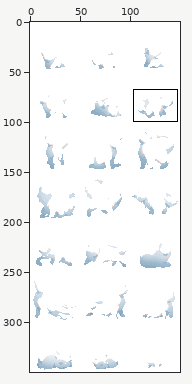
Edited in one commit: sprite sheet (sprites/shadersnewwhite.png). Above, an overview of the earlier version with the close-up marked.
Close-up. Earlier state:
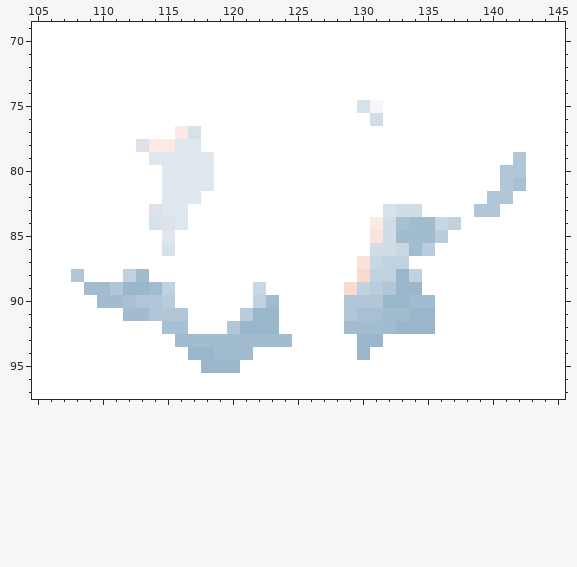
The file is 150x350 pixels. Colours within 5 levels of each other are drawn and written as one. Shown: x 105..145, y 69..97. The commit also changed other parts of the picture, which this record leaves out.
After the commit:
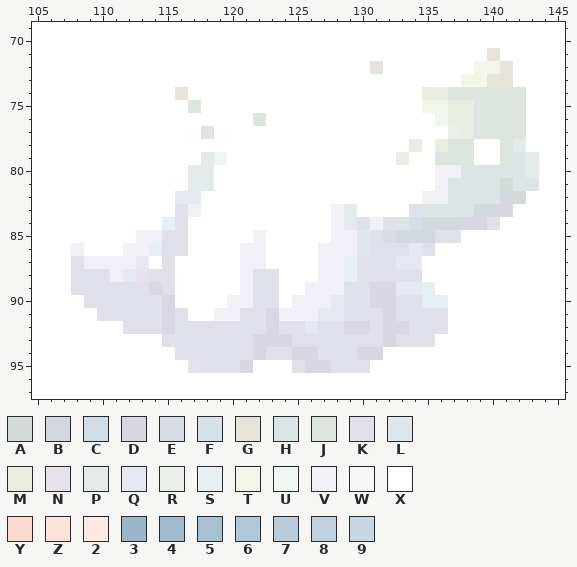
Palette (. is transparent): A #d3dad8  B #d3d8df  C #d0dde7  D #d9d6e2  E #d8dce5  F #d6e2ea  G #e7e3da  H #dde4e5  J #dee4de  K #e0e0eb  L #dee7ee  M #e9ece0  N #e6e1ec  P #e4e9ea  Q #e6e8f1  R #eaefe9  S #e8eff3  T #f2f5ea  U #eff5f0  V #f1f0f6  W #f7f7fa  X #ffffff  Y #fad9cf  Z #fbe2da  2 #fce9e3  3 #99b6cb  4 #a2bccf  5 #a8c1d2  6 #b1c7d7  7 #b8ccdb  8 #c0d2df  9 #c7d7e3
Changes in this commit:
y 71: x 140 X -> G
y 72: x 131 X -> G; x 139..141 XXX -> TTG
y 73: x 138..141 XXXX -> TTGG
y 74: x 116 X -> G; x 135..142 XXXXXXXX -> MMJJJJJJ
y 75: x 117 X -> J; x 130..131 FW -> XX; x 135..142 XXXXXXXX -> TTMMJJJJ
y 76: x 122 X -> J; x 131 C -> X; x 136..142 XXXXXXX -> UMMJJJJ
y 77: x 116..118 2FX -> XXJ; x 137..142 XXXXXX -> RMJJJJ
y 78: x 113..117 K22LL -> XXXXX; x 134 X -> M; x 136..138 XXX -> MJJ; x 141..142 XX -> JP
y 79: x 114..119 LLLLLX -> XXXXPU; x 133 X -> M; x 136..138 XXX -> JJJ; x 141..143 X6X -> JHP
y 80: x 115..118 LLLL -> XXPP; x 136..143 XXXXX66X -> VVHHHHHP
y 81: x 115..118 LLLL -> XXPP; x 136..143 XXXXX65X -> VHHHHAHH
y 82: x 115..117 LLL -> XQQ; x 135..142 XXXXX66X -> VVHHHHBA
y 83: x 114..117 KLLX -> XXKV; x 128..129 XX -> VP; x 132..141 FCCXXXX66X -> XXKHHHHBBD
y 84: x 114..116 FKL -> XSK; x 128..140 XXX2C54498XXX -> VQKVKHEBBBDDK
y 85: x 113..116 XXLX -> VVKK; x 122 X -> V; x 128..137 XXXZC4447X -> VVLKEBBBKK
y 86: x 108 X -> V; x 112..116 XXXFX -> VVSKK; x 121..122 XX -> VV; x 127..135 XXXXCC947 -> VVVLKKKQK
y 87: x 108..113 XXXXXX -> KVVVVQ; x 115 X -> K; x 121..122 XX -> VV; x 127..134 XXXZ988X -> VVSKKKQQ
y 88: x 108..115 6XXX84XX -> KKKVQNKK; x 121..123 XXX -> VKK; x 127..134 XXXY8838 -> VVSKKKKK
y 89: x 108..115 X4463348 -> KKKKKKDK; x 121..123 X9X -> VKK; x 126..135 XXXY87633X -> VVVKKDDQQS
y 90: x 109..115 X445667 -> KKKKKKD; x 120..123 XX84 -> VVKK; x 125..136 XXXX6663344X -> VVVQKKDDKKSS
y 91: x 110..116 XX44666 -> KKKKKDK; x 119..136 XX733XXXXX6554433X -> VVKKDVVVQQKKKDKKKK
y 92: x 112..136 XXX55XXX6333XXXXX4444333X -> KKKDKKKKKKKDKKQKKDDKDDKKK
y 93: x 115..135 X444444444XXXXX33XXXX -> KKKKKKKDDDKKKKKKKDKKK
y 94: x 116..131 X33444XXXXXXXX3X -> KKKKKKDKKDDKKKDD
y 95: x 117..121 X333X -> NKKKD; x 125..130 XXXXXX -> KDDKKK
Changed places in both close-ups, as pixel boxes (x1, y1, x2, y2):
changed: (71, 48, 539, 373)
